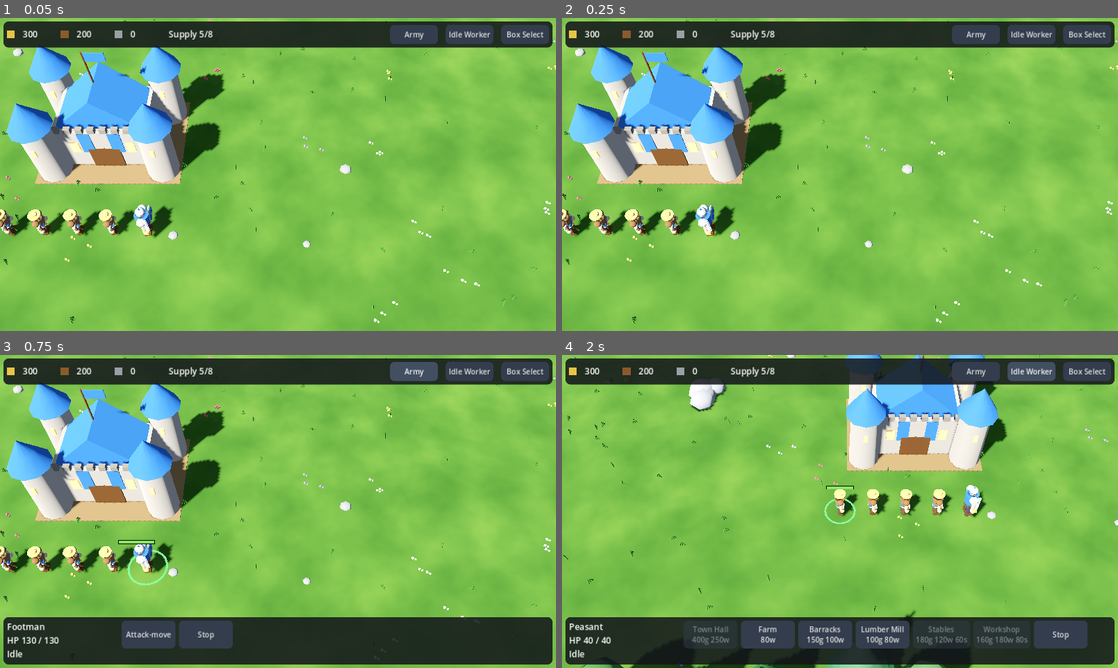
Above: before the commit, frames 1-4 (two rows, left to right).
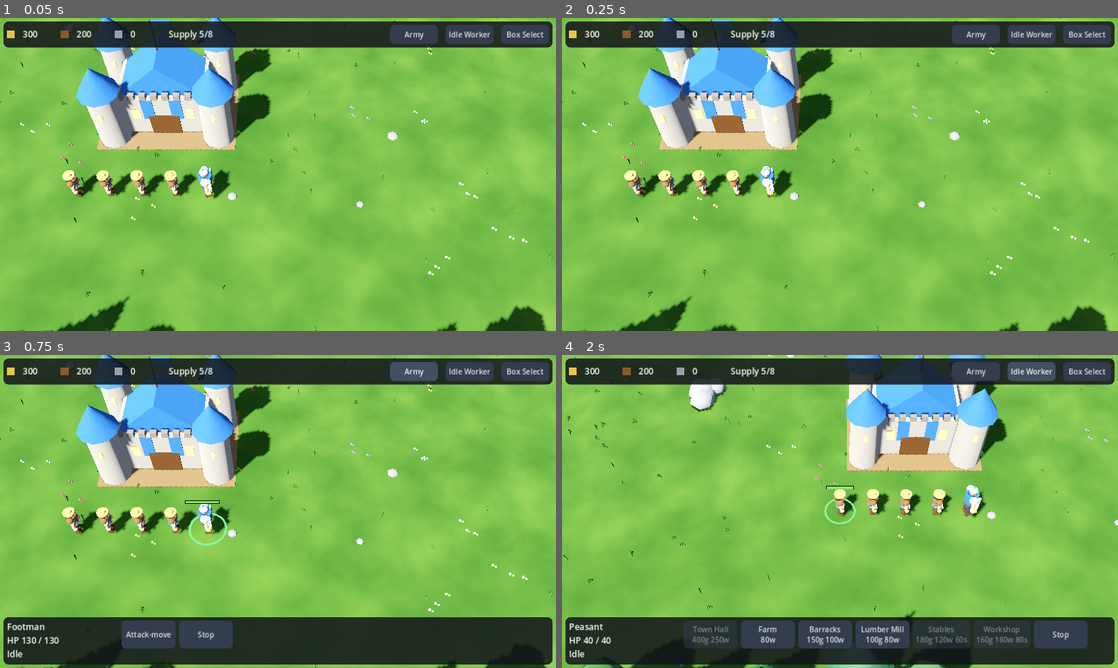
Above: after the commit, the same moments.

Repository: luckynoodle/mythic-rts
Game: Godot game, scene res://scenes/main.tscn
The game is run twice, just before and just after one commit, with the same random seed, the same clock (stepped at 60 frames per second) and the same inputs.
Inputs:
- Up to frame 1 (0.05 s): no input
- Up to frame 2 (0.25 s): no input
- Up to frame 3 (0.75 s): click "Army" at 0.5 s
- Up to frame 4 (2 s): click "Idle Worker" at 1.25 s

The runs differ from the first frame. In frame 1, 25% of the frame differs, in the area x 0-100%, y 0-100%; in frame 2, 25%; in frame 3, 23%; in frame 4, nothing differs.

Commit message:
Add web build published to GitHub Pages
The game now exports to the browser, so it can be tried on desktop or
in Safari on iPhone/iPad straight from GitHub. iOS export is unchanged.

- Web export preset: single-threaded (no special server headers needed,
  works on GitHub Pages), ETC2/ASTC textures for mobile Safari, full-
  window canvas, no page scrolling or bounce on touch
- Web uses the Compatibility renderer (WebGL 2) via a per-platform
  override; iOS keeps the Mobile renderer. Lighting is evened out for
  the Compatibility renderer so both look alike
- pages.yml workflow: downloads Godot + web templates (cached), exports,
  and deploys to GitHub Pages on every push to main
- Starting camera now frames the town hall and the starting army
- README: "Play in the browser" with the one-time Pages setup

Verified locally: exported build loads in headless Chromium (WebGL 2,
no console errors) and a touch tap selects a unit.

Co-Authored-By: Claude Opus 5.5 <noreply@anthropic.com>
Claude-Session: https://claude.ai/code/session_01QXTuwYEhbSyBJsRiJwCXEo

Diff:
--- a/project.godot
+++ b/project.godot
@@ -11,8 +11,8 @@
 [application]
 
 config/name="Mythic RTS"
-config/description="A touch-first 2D real-time strategy game where mythical factions battle for control of the land."
-config/version="0.1.0"
+config/description="A touch-first 3D real-time strategy game where mythical factions battle for control of the land."
+config/version="0.2.0"
 run/main_scene="res://scenes/main.tscn"
 config/features=PackedStringArray("4.3", "Mobile")
 config/icon="res://icon.svg"
@@ -38,5 +38,6 @@
 
 renderer/rendering_method="mobile"
 renderer/rendering_method.mobile="mobile"
+renderer/rendering_method.web="gl_compatibility"
 textures/vram_compression/import_etc2_astc=true
 environment/defaults/default_clear_color=Color(0.1, 0.12, 0.09, 1)
--- a/scripts/game/main.gd
+++ b/scripts/game/main.gd
@@ -48,7 +48,7 @@
 	view = WorldView.new()
 	add_child(view)
 	view.camera.zoom = 1.25
-	view.camera.focus = bases[PLAYER_TEAM] + Vector2(160, 40)
+	view.camera.focus = bases[PLAYER_TEAM] + Vector2(110, 80)
 
 	input_ctrl = TouchInput.new()
 	input_ctrl.camera = view.camera
--- a/scripts/view3d/world_view.gd
+++ b/scripts/view3d/world_view.gd
@@ -304,6 +304,13 @@
 	sun.shadow_blur = 1.2
 	sun.directional_shadow_max_distance = 110.0
 	add_child(sun)
+	# The web build uses the Compatibility renderer (WebGL 2), which comes out
+	# brighter than the Mobile renderer used on iOS; even them out.
+	var method := str(ProjectSettings.get_setting_with_override("rendering/renderer/rendering_method"))
+	if OS.has_feature("web") or method == "gl_compatibility":
+		env.ambient_light_energy = 0.2
+		env.tonemap_exposure = 0.82
+		sun.light_energy = 1.1
 
 
 func _terrain() -> void:
Not shown, changed: export_presets.cfg
Not shown, added: .github/workflows/pages.yml
Not shown, changed: README.md
